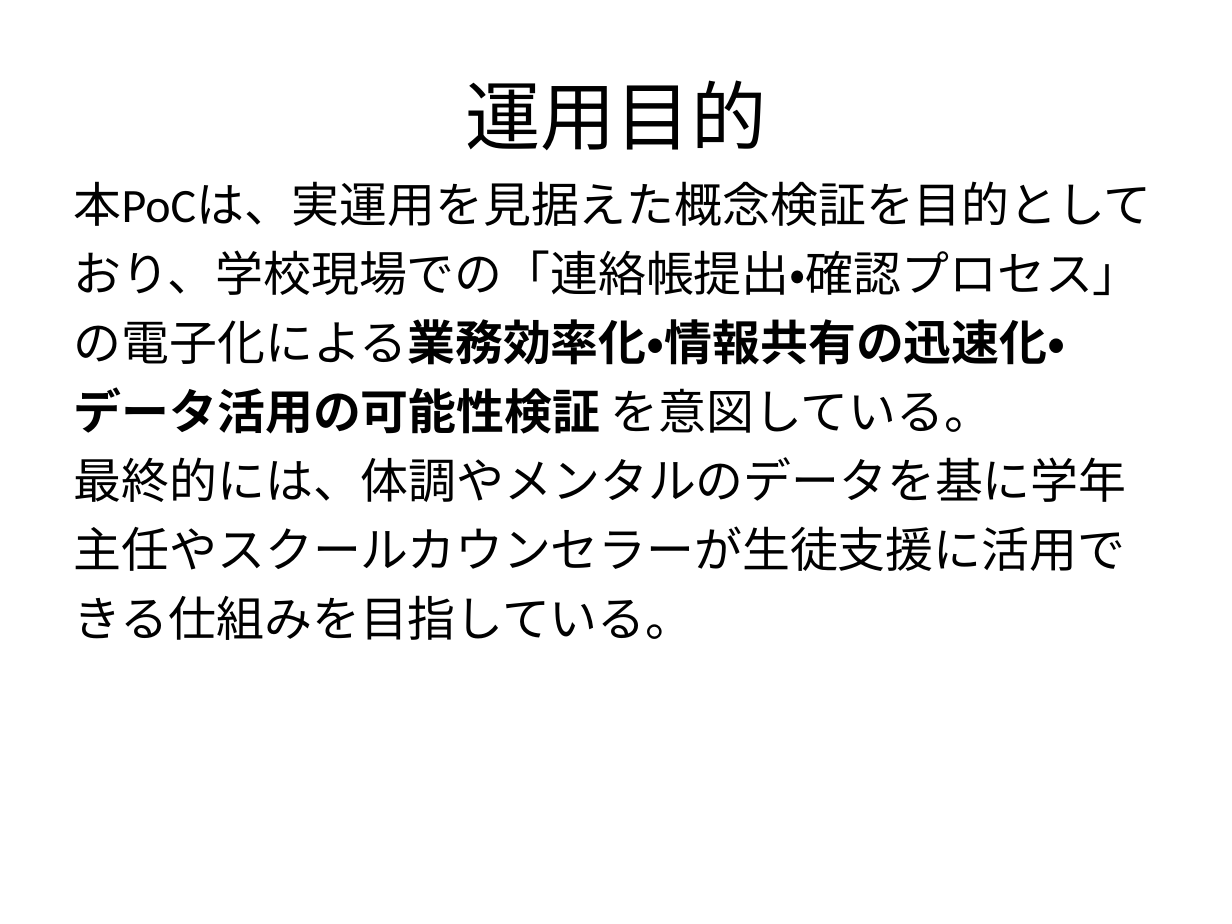
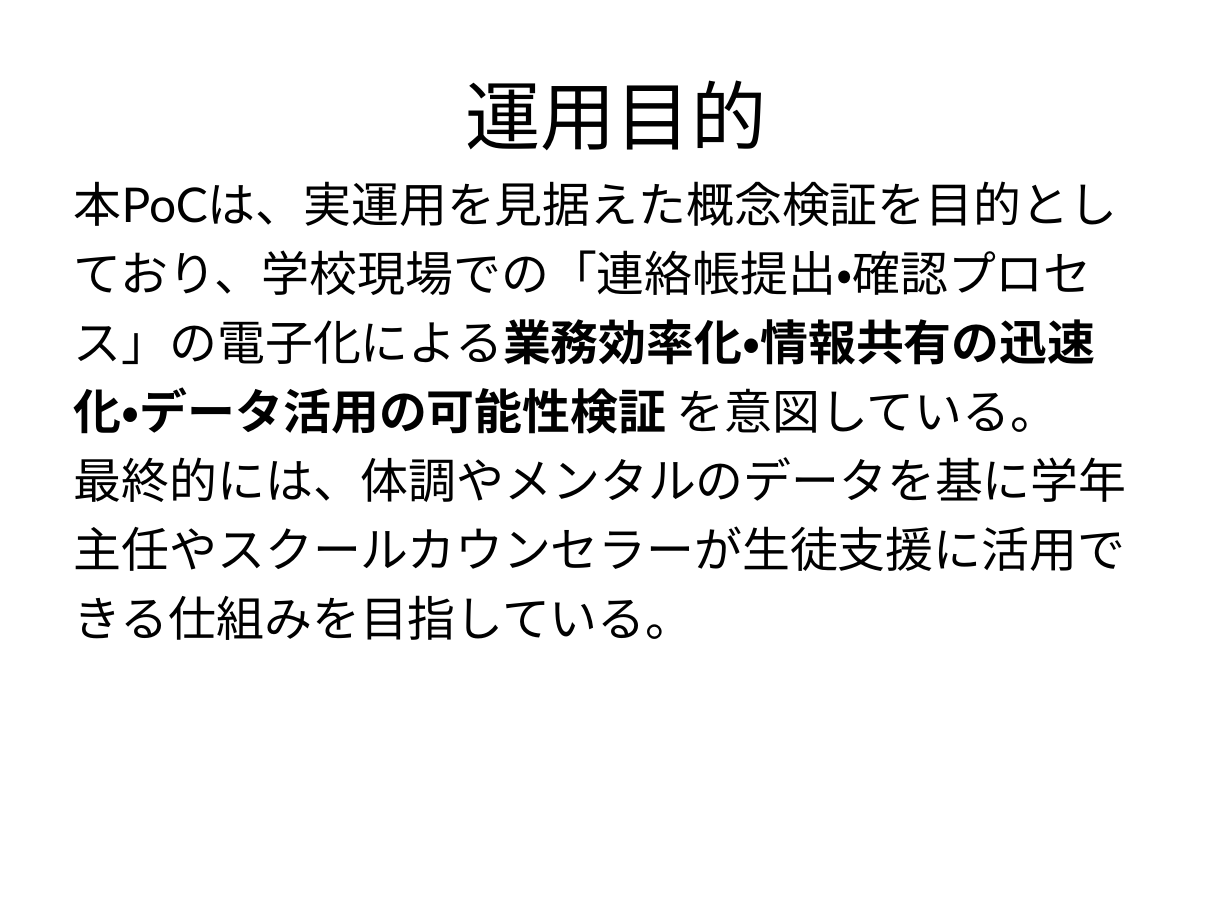
Before and after one commit to tabo0972818/school-journal, a slide deck: slide 7 of doc/SchoolJournal_Presentation_Template_v3.pptx. Drawn at 1232x924 pixels with LibreOffice and Linux fonts; fonts in the diff are those of the drawing. Boxes give left, top, right and bottom in pixels: in the first picture for what was removed or moved away, otherwise in the second. Text is boxed around its words. In the diff, an @@ line names an element or a change of style, - is before the commit and + after.

```diff
--- a/doc/SchoolJournal_Presentation_Template_v3.pptx
+++ b/doc/SchoolJournal_Presentation_Template_v3.pptx
@@ text "本PoCは、実運用を見据えた概念検証を目的としており、学校現場での「連絡帳提出・確認プロセス」の電子化による業務効率化・ ..." at (74, 181, 1127, 640): font Calibri to Lato @@
```
Also in this commit, not shown: 8 other slides changed, 7 other files.
